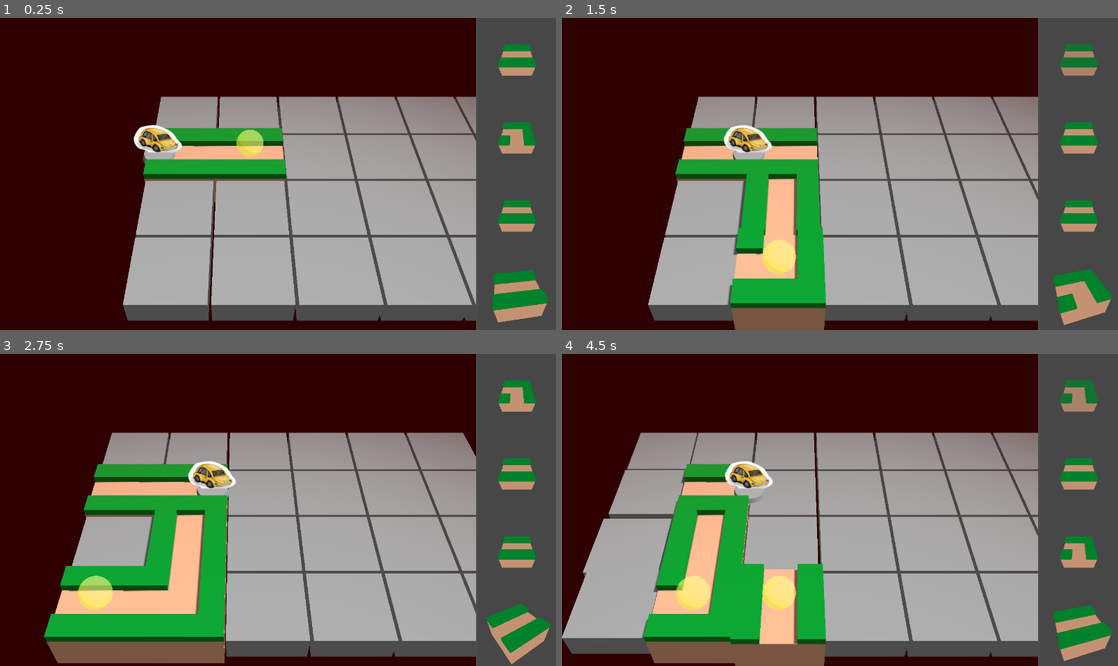
Above: before the commit, frames 1-4 (two rows, left to right).
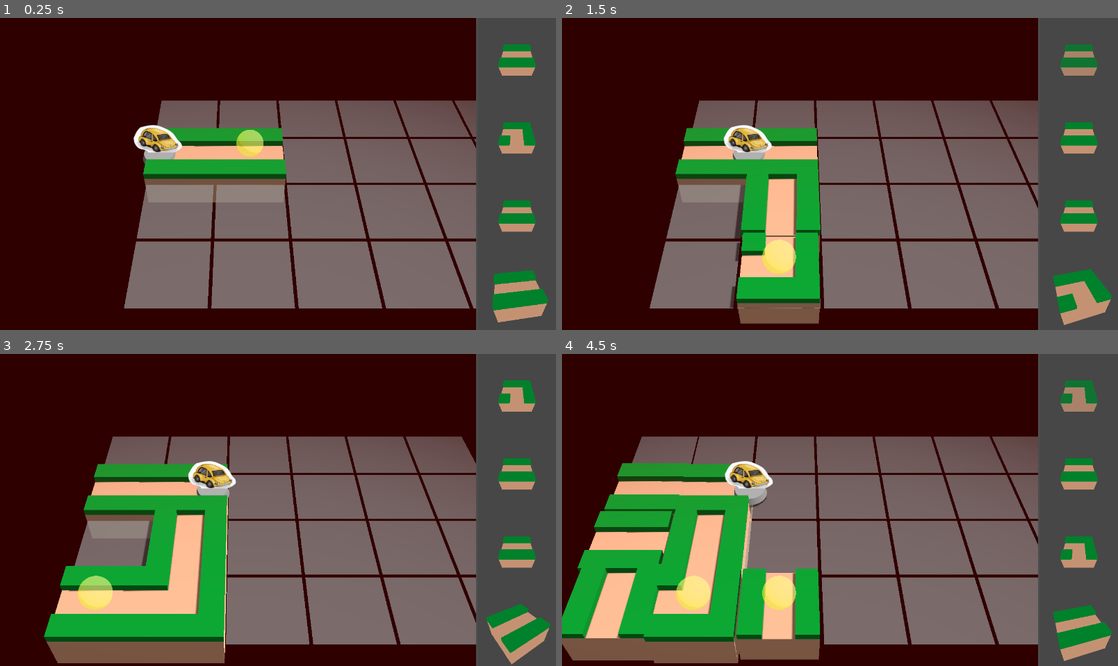
Above: after the commit, the same moments.

Repository: Pro1d/code4cause
Game: Godot game, scene res://scenes/main/GameMain.tscn
Two runs of this game, one before a commit and one after it. Both use one fixed random seed, a clock stepped at 60 frames per second and the inputs below. Sound files missing from this copy of the repository are replaced by a short silence.
Inputs (mouse positions are in pixels of both pictures, inside the frame that each line leads up to):
- Up to frame 1 (0.25 s): no input
- Up to frame 2 (1.5 s): tap Enter (ui_accept) at 0.5, 0.77 s; move the mouse to (962, 158) at 0.52 s; hold E (rotate_right) 0.53-1.28 s; move the mouse to (728, 189) at 1.27 s; hold S (move_down) from 1.28 s (still down)
- Up to frame 3 (2.75 s): tap Enter (ui_accept) at 1.52 s; move the mouse to (333, 441) at 2.02 s; release S (move_down) at 2.03 s; hold E (rotate_right) from 2.03 s (still down)
- Up to frame 4 (4.5 s): move the mouse to (812, 572) at 2.77 s; release E (rotate_right) at 2.78 s; hold W (move_up) 2.78-3.53 s; tap Enter (ui_accept) at 3.02, 3.77 s; move the mouse to (1006, 556) at 3.52 s; hold Q (rotate_left) from 3.53 s (still down); move the mouse to (673, 463) at 4.27 s

The runs differ from the first frame. In frame 1, 39% of the frame differs, in the area x 22-86%, y 25-98%; in frame 2, 38%; in frame 3, 36%; in frame 4, 45%, in the area x 0-86%, y 25-100%.
Error before the commit: Invalid assignment of property or key 'scale' with value of type 'Vector3' on a base object of type 'null instance'. (res://scripts/prototype/placement_cell.gd…

Commit message:
Mais c'est pas complètement incroyable ça ?

Diff:
--- /dev/null
+++ b/resources/placeholder/tile.gd
@@ -0,0 +1,4 @@
+class_name GameTile
+extends Node3D
+
+var target_rot_y : float = 0.0
--- a/resources/placeholder/tile_straight.tscn
+++ b/resources/placeholder/tile_straight.tscn
@@ -1,4 +1,6 @@
-[gd_scene load_steps=6 format=3 uid="uid://cn3y8ibk3d1r8"]
+[gd_scene load_steps=7 format=3 uid="uid://cn3y8ibk3d1r8"]
+
+[ext_resource type="Script" path="res://resources/placeholder/tile.gd" id="1_exrjo"]
 
 [sub_resource type="Curve3D" id="Curve3D_lnhvg"]
 _data = {
@@ -22,6 +24,7 @@
 size = Vector3(0.3, 0.1, 1)
 
 [node name="TileStraight" type="Node3D"]
+script = ExtResource("1_exrjo")
 
 [node name="Path3D" type="Path3D" parent="."]
 transform = Transform3D(-4.37114e-08, 0, 1, 0, 1, 0, -1, 0, -4.37114e-08, 0, 0, 0)
--- a/resources/placeholder/tile_turn.tscn
+++ b/resources/placeholder/tile_turn.tscn
@@ -1,4 +1,6 @@
-[gd_scene load_steps=8 format=3 uid="uid://7ay52xa54u75"]
+[gd_scene load_steps=9 format=3 uid="uid://7ay52xa54u75"]
+
+[ext_resource type="Script" path="res://resources/placeholder/tile.gd" id="1_no04y"]
 
 [sub_resource type="Curve3D" id="Curve3D_c1f6f"]
 _data = {
@@ -30,6 +32,7 @@
 size = Vector3(0.3, 0.1, 1)
 
 [node name="TileTurn" type="Node3D"]
+script = ExtResource("1_no04y")
 
 [node name="Path3D" type="Path3D" parent="."]
 curve = SubResource("Curve3D_c1f6f")
--- a/scenes/game/game_scene.tscn
+++ b/scenes/game/game_scene.tscn
@@ -59,6 +59,7 @@
 
 [node name="Metronome" parent="." instance=ExtResource("6_ud3em")]
 bpm = 80.0
+sfx_on = false
 
 [connection signal="on_bar_start" from="Metronome" to="." method="add_row"]
 [connection signal="on_pulse" from="Metronome" to="TileGrid" method="animate_predrawn_cell"]
--- a/scenes/menu/looser_menu.gd
+++ b/scenes/menu/looser_menu.gd
@@ -2,6 +2,7 @@
 
 func _ready() -> void:
 	($Label as Label).text = "Score: %d" % Config.score
+
 func _input(event: InputEvent) -> void:
 	if event.is_action_pressed("ui_accept"):
 		Config.score = 0
--- a/scenes/player/player.gd
+++ b/scenes/player/player.gd
@@ -14,6 +14,3 @@
 func set_current_cell(c: PlacementCell) -> void:
 	current_cell = c
 	cell_changed.emit(c)
-
-func _process(_delta: float) -> void:
-	print(global_position)
--- a/scenes/player/player_movement.gd
+++ b/scenes/player/player_movement.gd
@@ -29,7 +29,6 @@
 	path_follow.progress_ratio += delta*current_direction*player.speed*speed_factor
 
 func find_path() -> void:
-	print("Finding path")
 	for path in get_tree().get_nodes_in_group(Config.PATH_GROUP):
 
 		if path == path_follow.get_parent():
@@ -39,7 +38,7 @@
 
 		var next_parent : Path3D = null
 
-		if true:
+		if false:
 			print("Distance:")
 			print("  0: %s" % curve.get_point_position(0).distance_squared_to(position_in_tile))
 			print("  1: %s" % curve.get_point_position(1).distance_squared_to(position_in_tile))
@@ -56,9 +55,6 @@
 		if next_parent != null:
 			if path_follow.get_parent() == null:
 				next_parent.add_child(path_follow)
-				print(path_follow.get_path())
-				print(player.get_parent())
-				print(path_follow.global_position.distance_to((path as Node3D).global_position))
 			else:
 				path_follow.reparent(next_parent, false)
 
--- a/scenes/prototype/tile.tscn
+++ b/scenes/prototype/tile.tscn
@@ -2,11 +2,13 @@
 
 [ext_resource type="Script" path="res://scripts/prototype/placement_cell.gd" id="1_2xaup"]
 
-[sub_resource type="StandardMaterial3D" id="StandardMaterial3D_t48uj"]
-albedo_color = Color(0.52549, 0.52549, 0.52549, 1)
+[sub_resource type="StandardMaterial3D" id="StandardMaterial3D_wayvf"]
+transparency = 1
+albedo_color = Color(0.489622, 0.489622, 0.489622, 0.666667)
 
-[sub_resource type="BoxMesh" id="BoxMesh_g23p7"]
-material = SubResource("StandardMaterial3D_t48uj")
+[sub_resource type="PlaneMesh" id="PlaneMesh_qhy06"]
+material = SubResource("StandardMaterial3D_wayvf")
+size = Vector2(1, 1)
 
 [sub_resource type="StandardMaterial3D" id="StandardMaterial3D_dpw7o"]
 transparency = 1
@@ -22,8 +24,8 @@
 highlight_hint = NodePath("Hint")
 
 [node name="cube" type="MeshInstance3D" parent="."]
-transform = Transform3D(0.957067, 0, 0, 0, 0.360643, 0, 0, 0, 0.957067, 0, -0.200948, 0)
-mesh = SubResource("BoxMesh_g23p7")
+transform = Transform3D(0.957067, 0, 0, 0, 0.360643, 0, 0, 0, 0.957067, 0, -0.1, 0)
+mesh = SubResource("PlaneMesh_qhy06")
 skeleton = NodePath("../..")
 
 [node name="Hint" type="Node3D" parent="."]
--- a/scripts/prototype/placement_cell.gd
+++ b/scripts/prototype/placement_cell.gd
@@ -3,24 +3,28 @@
 
 @export var highlight_hint: Node3D
 @onready var child_scene: Node3D = $Scene
+@onready var cube_node: Node3D = $cube
 
 var is_set := false
 var is_predrawn := false
 
 var current_tile_scene: PackedScene
 var predraw_tween: Tween
+var rotate_tween: Tween
 
 func _ready() -> void:
 	highlight_hint.visible = false
 
 func highlight(enable:bool) -> void:
 	highlight_hint.visible = enable
+	cube_node.visible = not enable
 
 func predraw(scene: PackedScene, rad: float = 0.) -> void:
 	highlight_hint.visible = true
 	if not is_set and scene != null:
-		var child : Node3D = scene.instantiate()
+		var child : GameTile = scene.instantiate()
 		child.rotate_y(rad)
+		child.target_rot_y += rad
 		child_scene.add_child(child)
 		current_tile_scene = scene
 		is_predrawn = true
@@ -29,7 +33,26 @@
 	if is_set:
 		return
 
-	(child_scene.get_child(0) as Node3D).rotate_y(rad)
+	if abs(rad) > 0:
+		var tile_scene := (child_scene.get_child(0) as GameTile)
+		var duration := 0.3
+
+		if rotate_tween != null:
+			rotate_tween.kill()
+
+		tile_scene.target_rot_y += rad
+		var current_angle := tile_scene.rotation.y
+		var target_angle := tile_scene.target_rot_y
+		target_angle = current_angle + angle_difference(current_angle, target_angle)
+		rotate_tween = create_tween()
+		rotate_tween \
+			.tween_property(tile_scene, "rotation:y", target_angle, duration) \
+			.set_ease(Tween.EASE_IN_OUT) \
+			.set_trans(Tween.TRANS_QUAD )
+		rotate_tween \
+			.parallel() \
+			.tween_property(tile_scene, "scale", 0.7*Vector3.ONE, duration/2)
+		rotate_tween.tween_property(tile_scene, "scale", Vector3.ONE, duration/2)
 
 func reset() -> void:
 	highlight_hint.visible = false
@@ -37,17 +60,20 @@
 	if(child_scene.get_children().size() == 0):
 		return
 
+
 	if not is_set:
 		child_scene.remove_child(child_scene.get_child(0))
 		is_predrawn = false
+		cube_node.visible = true
 
 func place() -> void:
 	is_set = true
 
 	if(predraw_tween):
-		print("hi")
 		predraw_tween.stop()
 		(child_scene.get_child(0) as Node3D).scale = Vector3.ONE
+
+	cube_node.visible = false
 
 	var path : Path3D = child_scene.get_child(0).get_node_or_null("Path3D")
 	if path != null:
@@ -57,7 +83,6 @@
 
 func delete() -> void:
 	is_set = false
-	reset()
 
 	var shake_magnitude := 0.07 # m
 	var shake_duration := 0.1 # s
@@ -90,11 +115,12 @@
 	child_scene.add_child(child)
 
 func predraw_anim() -> void:
-	var child: Node3D = child_scene.get_child(0)
-	predraw_tween = create_tween()
-	predraw_tween.tween_property(child, "scale", Vector3(1.1, 1.1, 1.1), 0.1) \
-		.set_trans(Tween.TRANS_BACK) \
-		.set_ease(Tween.EASE_OUT)
-	predraw_tween.tween_property(child, "scale", Vector3(1.0, 1.0, 1.0), 0.1) \
-		.set_trans(Tween.TRANS_BACK) \
-		.set_ease(Tween.EASE_IN)
+	if is_predrawn:
+		var child: Node3D = child_scene.get_child(0)
+		predraw_tween = create_tween()
+		predraw_tween.tween_property(child, "scale", Vector3(0.9, 0.9, 0.9), 0.1) \
+			.set_trans(Tween.TRANS_BACK) \
+			.set_ease(Tween.EASE_OUT)
+		predraw_tween.tween_property(child, "scale", Vector3(1.0, 1.0, 1.0), 0.1) \
+			.set_trans(Tween.TRANS_BACK) \
+			.set_ease(Tween.EASE_IN)
--- a/scripts/prototype/placement_grid.gd
+++ b/scripts/prototype/placement_grid.gd
@@ -17,14 +17,14 @@
 var current_pos: Vector2i
 var grid_offset: Vector3 = Vector3(0,0,0)
 var camera_offset_x :float = 0
-var rotation: float
+var grid_rotation: float
 
 func _ready() -> void:
 
 	InitializeGrid()
 	current_pos = Vector2(1,2)
 	current_cell = cells[current_pos.x][current_pos.y]
-	current_cell.predraw(placing_tile_scene, rotation)
+	current_cell.predraw(placing_tile_scene, grid_rotation)
 	highlighted_cell = current_cell
 	highlighted_cell.highlight(true)
 
@@ -44,7 +44,6 @@
 
 func set_current_cell(pos: Vector2i) -> void:
 	current_pos = pos.clamp(Vector2i.ZERO, Vector2i(width - 1, height - 1))
-	print(current_pos)
 	highlighted_cell = cells[current_pos.x][current_pos.y] as PlacementCell
 	highlighted_cell.highlight(true)
 
@@ -55,10 +54,10 @@
 	current_cell.reset()
 	current_cell = cells[current_pos.x][current_pos.y]
 	if("predraw" in current_cell):
-		current_cell.predraw(placing_tile_scene, rotation)
+		current_cell.predraw(placing_tile_scene, grid_rotation)
 
 func rotate_cell(rad: float) -> void:
-	rotation += rad
+	grid_rotation += rad
 	current_cell.rotate_cell(rad)
 
 func _place_tile(tile: Node3D, coord: Vector2i) -> void:
@@ -134,7 +133,7 @@
 		visited[current] = true
 
 		# Return the position if it's False
-		if not (cells[cx][cy] as PlacementCell).is_set:
+		if not (cells[cx][cy] as PlacementCell).is_set :
 			return current  # Found the closest false value!
 
 		# Add neighbors to the queue
@@ -148,4 +147,5 @@
 
 
 func animate_predrawn_cell() -> void:
-	current_cell.predraw_anim()
+	if not current_cell.is_queued_for_deletion():
+		current_cell.predraw_anim()
--- a/scripts/singleton/Config.gd
+++ b/scripts/singleton/Config.gd
@@ -5,4 +5,5 @@
 var score := 0 : set = set_score
 
 func set_score(s: int) -> void:
+	score = s
 	score_changed.emit(s)
